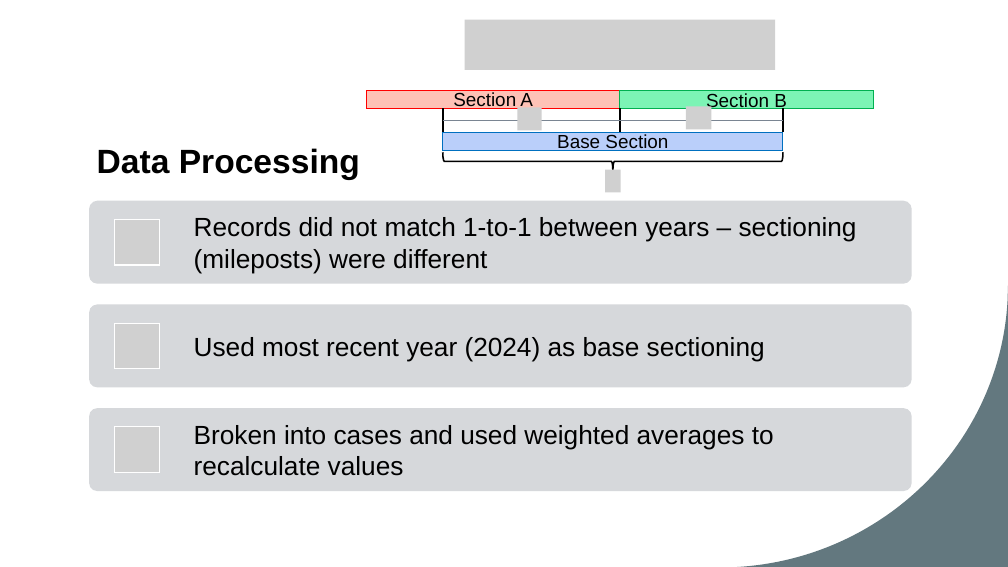
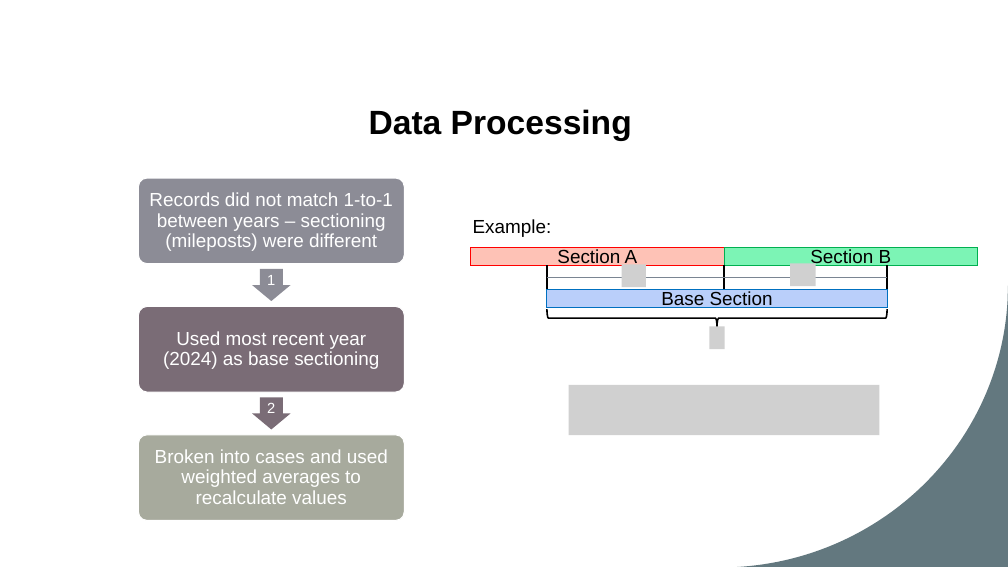
Before and after one commit to ConnorBruce/UMBC-DATA606-Capstone, a slide deck: slide 7 of docs/DS_Capstone_Final_Presentation_Connor_Bruce.pptx (slide 6 before the commit). Drawn at 1008x567 pixels with LibreOffice and Linux fonts; fonts in the diff are those of the drawing; grey boxes stand for pictures. Boxes give left, top, right and bottom in pixels: in the first picture for what was removed or moved away, otherwise in the second. Text is boxed around its words. In the diff, an @@ line names an element or a change of style, - is before the commit and + after.

```diff
--- a/docs/DS_Capstone_Final_Presentation_Connor_Bruce.pptx
+++ b/docs/DS_Capstone_Final_Presentation_Connor_Bruce.pptx
@@ picture removed at (465, 20, 776, 70) @@
@@ title "Data Processing" at (369, 109, 632, 141): alignment left to centre @@
@@ picture removed at (518, 107, 542, 130) @@
@@ picture removed at (686, 107, 712, 129) @@
@@ picture removed at (606, 169, 621, 192) @@
@@ text "Records did not match 1-to-1 ...": place and size @@
-text "Records did not match 1-to-1 ..." at (194, 217, 857, 274)
+text "Records did not match 1-to-1 ..." at (149, 192, 393, 251)
@@ text added at (473, 219, 552, 237), 18 pt, text #000000 @@
+Example:
@@ picture added at (622, 265, 646, 287) @@
@@ picture added at (790, 263, 816, 286) @@
@@ line moved from (443, 120) - (620, 120) to (547, 278) - (724, 278) @@
@@ line moved from (620, 120) - (783, 120) to (724, 278) - (888, 278) @@
@@ text "Used most recent year (2024) ...": place and size @@
-text "Used most recent year (2024) ..." at (194, 337, 765, 362)
+text "Used most recent year (2024) ..." at (163, 331, 379, 369)
@@ 3 rectangles, 3 lines, 1 left brace: place and size @@
-3 rectangles, 3 lines, 1 left brace at (367, 90, 873, 170)
+3 rectangles, 3 lines, 1 left brace at (471, 247, 978, 327)
@@ picture added at (709, 327, 724, 349) @@
@@ picture added at (569, 385, 879, 436) @@
@@ group removed at (89, 201, 912, 492): 3 rounded rectangles, 3 pictures @@
@@ group added at (138, 178, 405, 520): 3 rounded rectangles, 2 right arrows, 2 texts @@
+1
+2
@@ size 25 to 18 pt, text colour #000000 to #FFFFFF; alignment left to centre; line spacing 1 to 0.9; less space between paragraphs in 3 elements at (163, 331, 379, 369), (149, 192, 393, 251), (155, 449, 388, 504) @@
@@ text "Broken into cases and used ...": place and size @@
-text "Broken into cases and used ..." at (194, 425, 774, 476)
+text "Broken into cases and used ..." at (155, 449, 388, 504)
```
Also in this commit, not shown: 1 other slide changed, 12 slides added, 5 other files.
